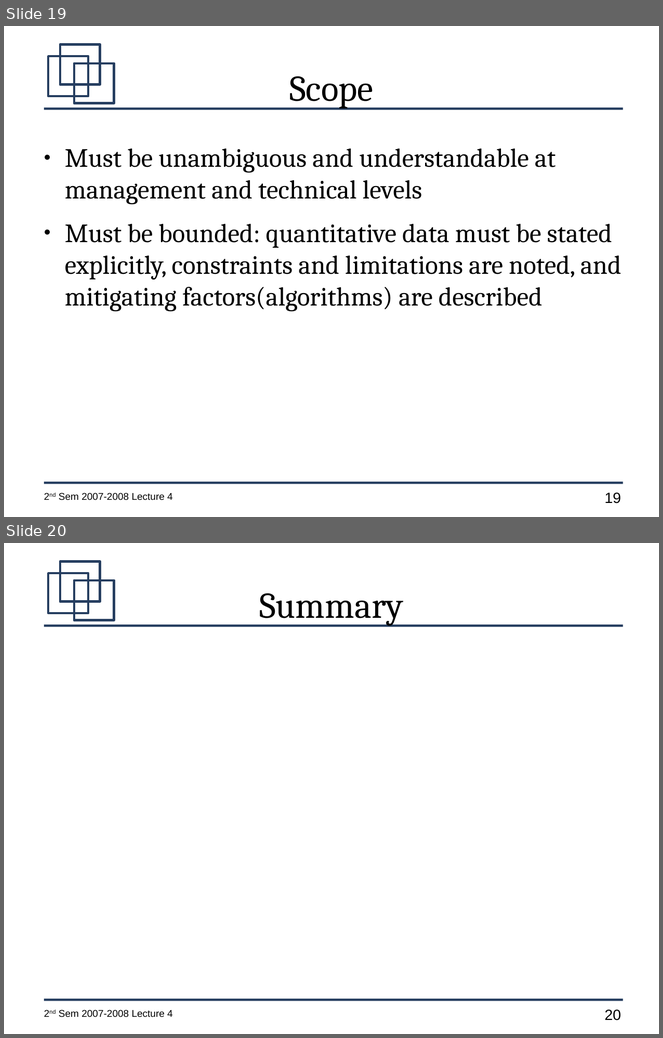
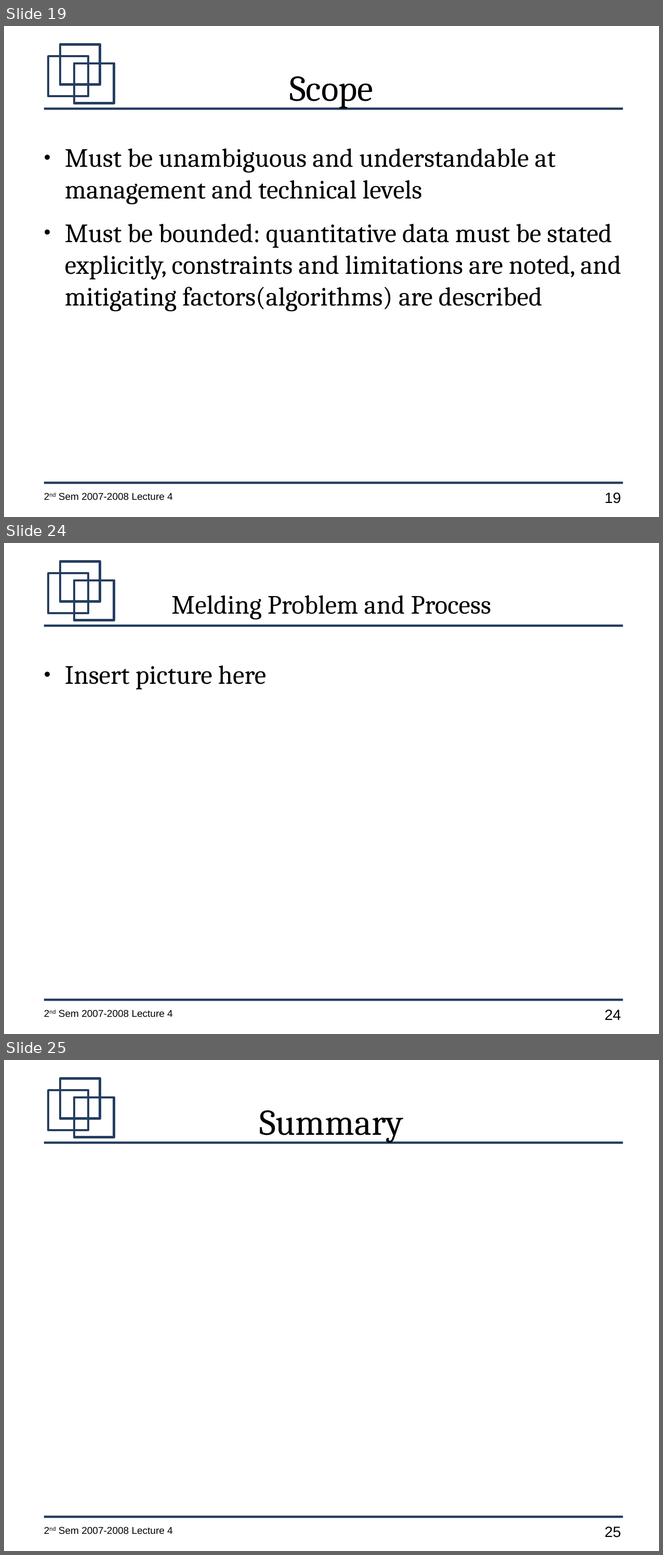
Before and after one commit to jachermocilla/jach-homepage, a slide deck: CMSC128-2nd-Sem-2007-L4.odp. Shown one above the other, each under a label of ours: slides 19 and 20 before the commit, slides 19, 24 and 25 after it; the slides between them are not shown. The pictures are 663x1038 and 663x1555 pixels, drawn with LibreOffice and Linux fonts; fonts in the diff are those of the drawing. Boxes give left, top, right and bottom in pixels: in the first picture for what was removed or moved away, otherwise in the second. Text is boxed around its words. In the diff, an @@ line names an element or a change of style, - is before the commit and + after.

```diff
--- a/CMSC128-2nd-Sem-2007-L4.odp
+++ b/CMSC128-2nd-Sem-2007-L4.odp
@@ slide 24 added at (4, 543, 659, 1034), background #FFFFFF; not listed: 7 template elements that a slide beside it also shows @@
@@ title added at (171, 595, 491, 619), 32 pt, text #000000 @@
+Melding Problem and Process
@@ text added at (65, 665, 266, 690), 32 pt, text #000000 @@
+● Insert picture here
@@ what was slide 20 is now slide 25 @@
@@ page number at (605, 1527, 621, 1538): text changed @@
-20
+25
```
Also in this commit, not shown: 4 other slides added.
